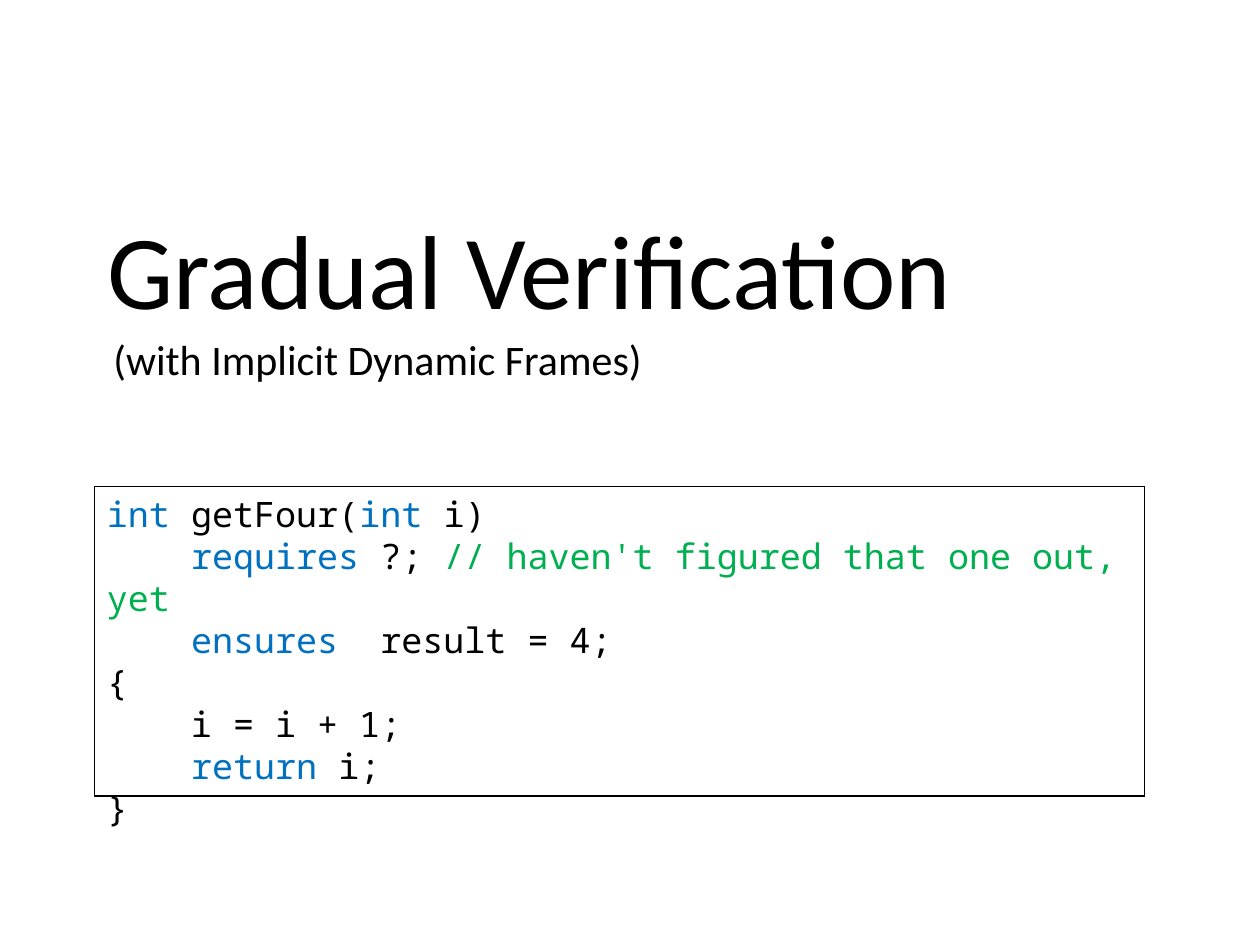
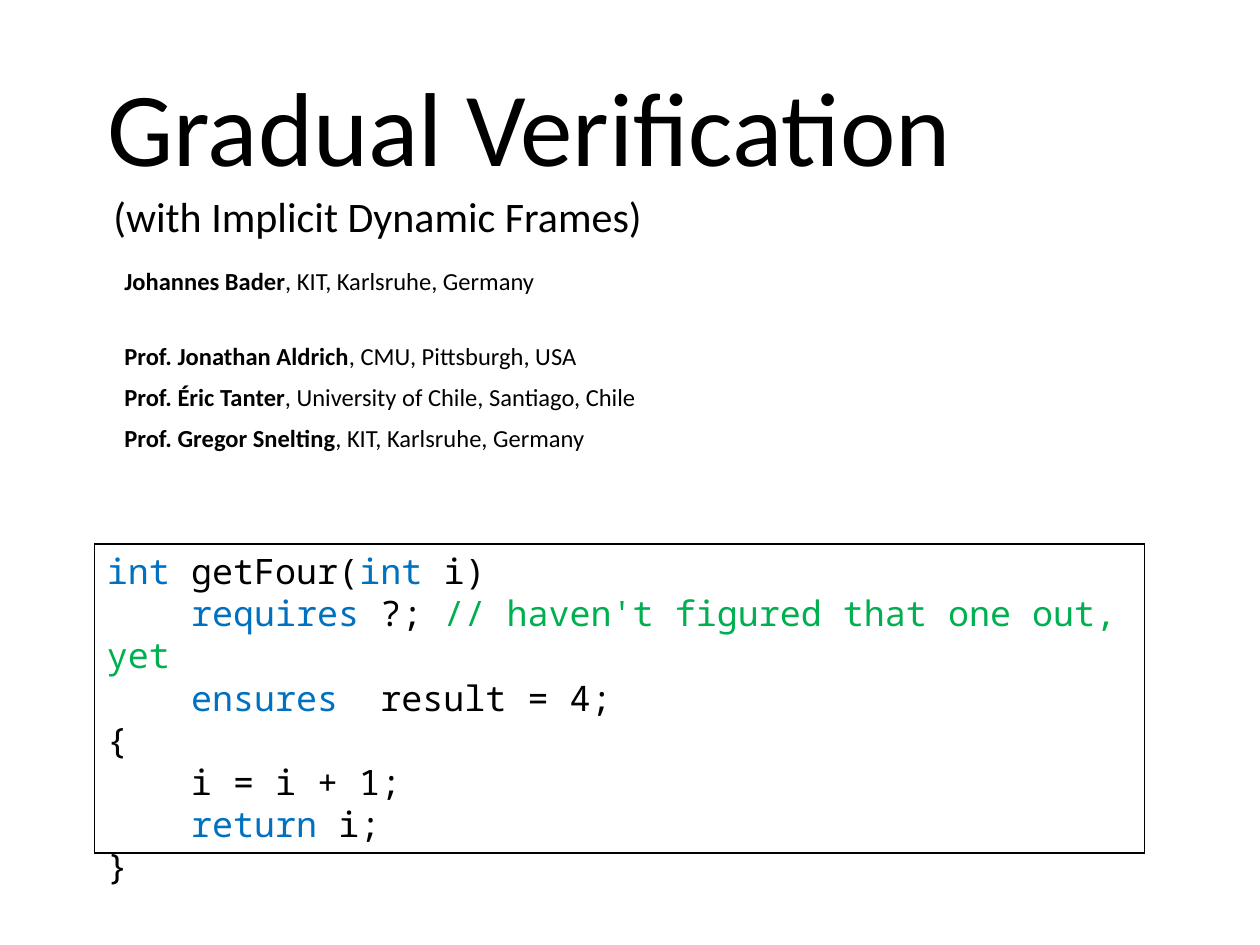
Before and after one commit to olydis/GradVerThesis, a slide deck: slide 2 of presentation/Final.pptx. Drawn at 1260x945 pixels with LibreOffice and Linux fonts; fonts in the diff are those of the drawing. Boxes give left, top, right and bottom in pixels: in the first picture for what was removed or moved away, otherwise in the second. Text is boxed around its words. In the diff, an @@ line names an element or a change of style, - is before the commit and + after.

```diff
--- a/presentation/Final.pptx
+++ b/presentation/Final.pptx
@@ title "Gradual Verification" moved from (x1=107, y1=236, x2=951, y2=310) to (x1=107, y1=93, x2=951, y2=167) @@
@@ subtitle "(with Implicit Dynamic Frames)" moved from (x1=113, y1=344, x2=642, y2=382) to (x1=113, y1=201, x2=642, y2=239) @@
@@ text added at (x1=124, y1=272, x2=534, y2=294), 14 pt, text #000000 @@
+Johannes Bader, KIT, Karlsruhe, Germany
@@ text added at (x1=124, y1=347, x2=576, y2=370), 14 pt, text #000000, bold @@
+Prof. Jonathan Aldrich, CMU, Pittsburgh, USA
@@ text added at (x1=124, y1=386, x2=635, y2=411), 14 pt, text #000000 @@
+Prof. Éric Tanter, University of Chile, Santiago, Chile
@@ text added at (x1=124, y1=429, x2=584, y2=451), 14 pt, text #000000 @@
+Prof. Gregor Snelting, KIT, Karlsruhe, Germany
@@ rectangle "int getFour(int i)" moved from (x1=94, y1=486, x2=1144, y2=796) to (x1=94, y1=544, x2=1144, y2=854) @@
```
Also in this commit, not shown: 2 other slides changed.
